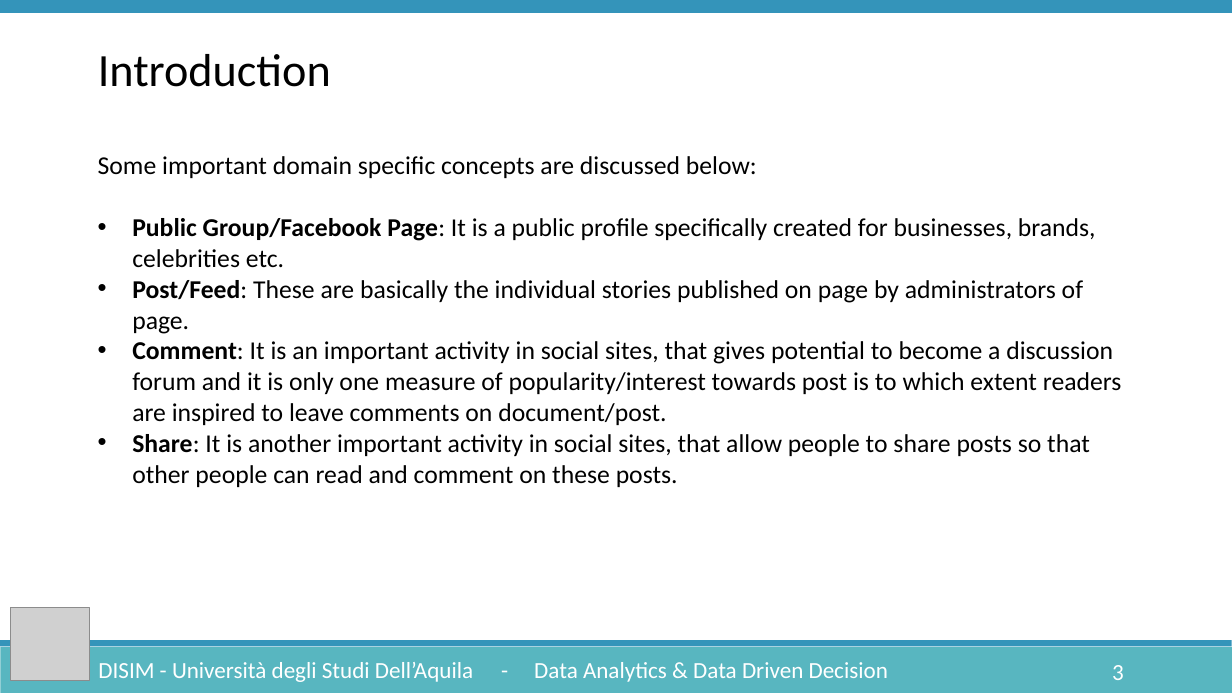
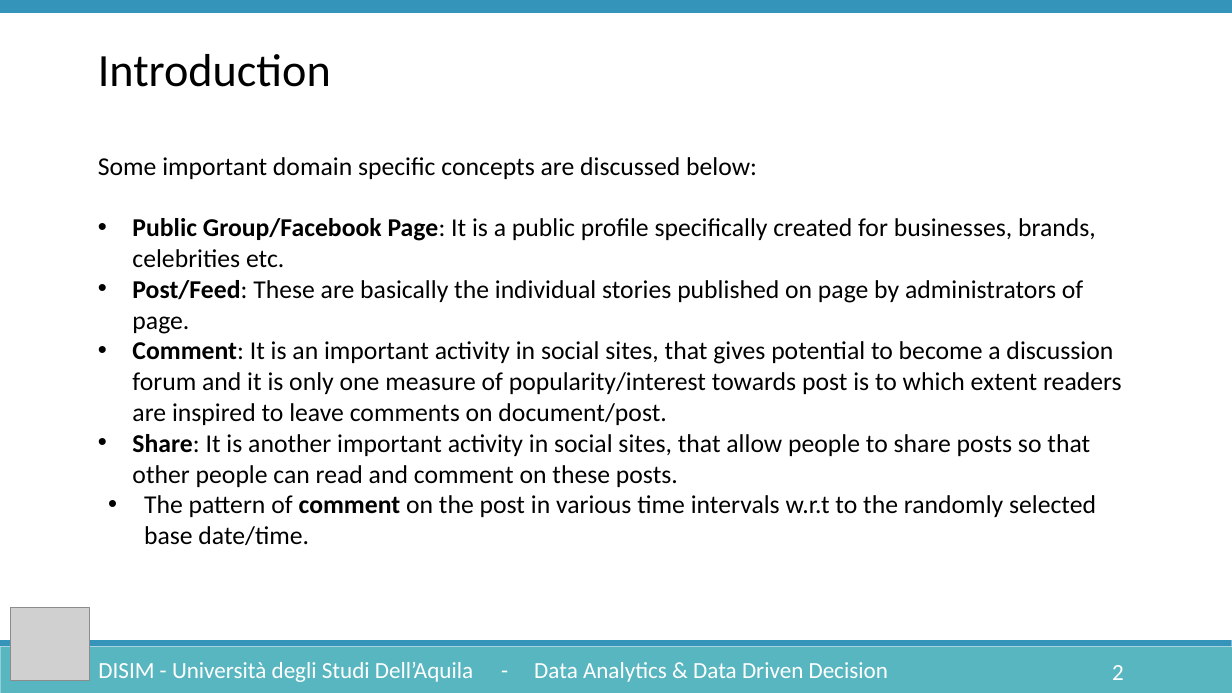
Before and after one commit to Lucgril/Data_Analytics, a slide deck: slide 2 of Documentation/DataAnalytics.pptx (slide 3 before the commit). Drawn at 1232x693 pixels with LibreOffice and Linux fonts; fonts in the diff are those of the drawing; grey boxes stand for pictures. Boxes give left, top, right and bottom in pixels: in the first picture for what was removed or moved away, otherwise in the second. Text is boxed around its words. In the diff, an @@ line names an element or a change of style, - is before the commit and + after.

```diff
--- a/Documentation/DataAnalytics.pptx
+++ b/Documentation/DataAnalytics.pptx
@@ text at bbox=[144, 495, 1096, 545]: paragraph added @@
+• The pattern of comment on the post in various time intervals w.r.t to the randomly selected base date/time.
@@ page number at bbox=[1112, 665, 1124, 680]: text changed @@
-3
+2
```
Also in this commit, not shown: 10 other slides changed, 5 slides added, 1 slide removed.
